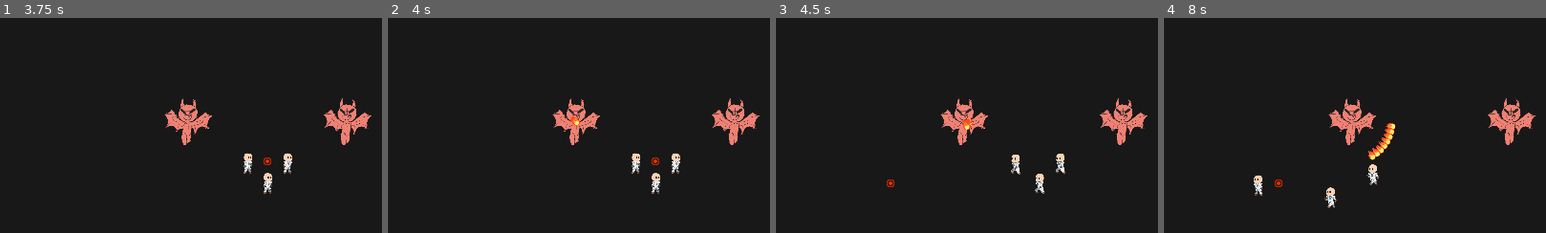
Above: before the commit, frames 1-4 (left to right).
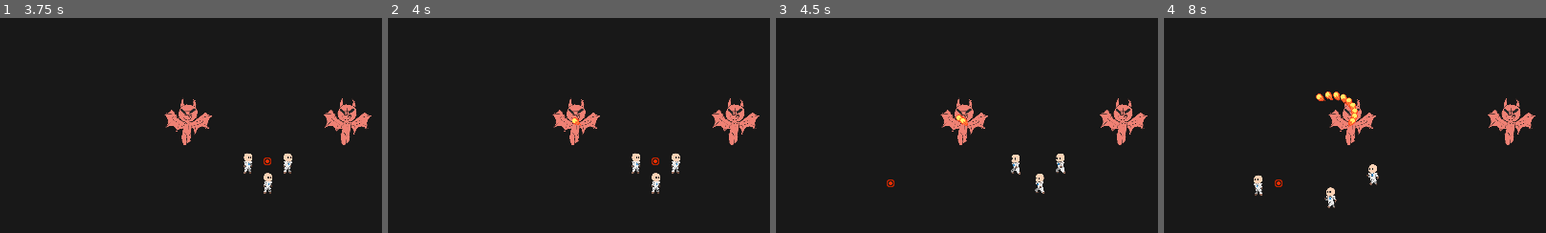
Above: after the commit, the same moments.

Repository: Hokome/BulletHellJam5
Game: Godot game, scene res://game.tscn
The game is run twice, just before and just after one commit, with the same random seed, the same clock (stepped at 60 frames per second) and the same inputs.
Inputs (mouse positions are % of the whole screen's width and height, from its top left):
- Up to frame 1 (3.75 s): click (39, 50) at 0.52 s; click (39, 50) at 1.27 s; click (39, 50) at 2.02 s; click "Go!" at 2.75 s; tap Enter at 3.5 s; move the mouse to (50, 50) at 3.52 s; click (50, 50) at 3.6 s
- Up to frame 2 (4 s): no input
- Up to frame 3 (4.5 s): tap Space at 4.25 s; move the mouse to (30, 55) at 4.27 s; right-click (30, 55) at 4.35 s; click (30, 55) at 4.42 s
- Up to frame 4 (8 s): move the mouse to (60, 28) at 5.02 s; click (60, 28) at 5.1 s; move the mouse to (45, 70) at 5.77 s; right-click (45, 70) at 5.85 s; click (45, 70) at 5.92 s; move the mouse to (80, 65) at 6.52 s; click (80, 65) at 6.6 s; move the mouse to (20, 35) at 7.27 s; right-click (20, 35) at 7.35 s; click (20, 35) at 7.42 s
The pictures show only the part of the screen within x 15-65%, y 17-67%; the shares and areas given below are measured in that part.

Frame 1 is identical in both runs. In frame 2, less than 0.1% of the frame differs, in the area x 47-51%, y 45-51%; in frame 3, 0.2%; in frame 4, 0.9%, in the area x 39-61%, y 34-67%.

Commit message:
Updated Oni Sprite

Diff:
--- a/units/enemy/enemy.tscn
+++ b/units/enemy/enemy.tscn
@@ -1,18 +1,19 @@
-[gd_scene load_steps=9 format=3 uid="uid://bjlj67eo7ah71"]
+[gd_scene load_steps=10 format=3 uid="uid://bjlj67eo7ah71"]
 
 [ext_resource type="Script" path="res://units/enemy/enemy.gd" id="1_trqow"]
 [ext_resource type="PackedScene" uid="uid://brpqbltmcyray" path="res://attacks/projectile.tscn" id="2_r3ey5"]
 [ext_resource type="Script" path="res://attacks/projectile_pattern.gd" id="3_v8s31"]
 [ext_resource type="Texture2D" uid="uid://bhtswylyy7104" path="res://units/enemy/enemy.png" id="4_jaleb"]
 [ext_resource type="Script" path="res://units/health.gd" id="4_ssyq8"]
+[ext_resource type="SpriteFrames" path="res://units/enemy/enemy_oni_frames.tres" id="5_7qodr"]
 [ext_resource type="Script" path="res://units/hurtbox.gd" id="5_csdaw"]
 
 [sub_resource type="Resource" id="Resource_pqhk1"]
 script = ExtResource("3_v8s31")
 projectile_scene = ExtResource("2_r3ey5")
-projectile_count = 8
-total_angle = 60.0
-spacing = 0.0
+projectile_count = 32
+total_angle = 360.0
+spacing = 0.5
 
 [sub_resource type="CircleShape2D" id="CircleShape2D_jqobl"]
 radius = 128.0
@@ -26,6 +27,12 @@
 script = ExtResource("4_ssyq8")
 max_value = 50
 
+[node name="animated_sprite_2d" type="AnimatedSprite2D" parent="."]
+sprite_frames = ExtResource("5_7qodr")
+animation = &"idle"
+autoplay = "idle"
+frame_progress = 0.212954
+
 [node name="sprite" type="Sprite2D" parent="."]
 texture = ExtResource("4_jaleb")
 
Not shown, added: units/enemy/oni.png.import
